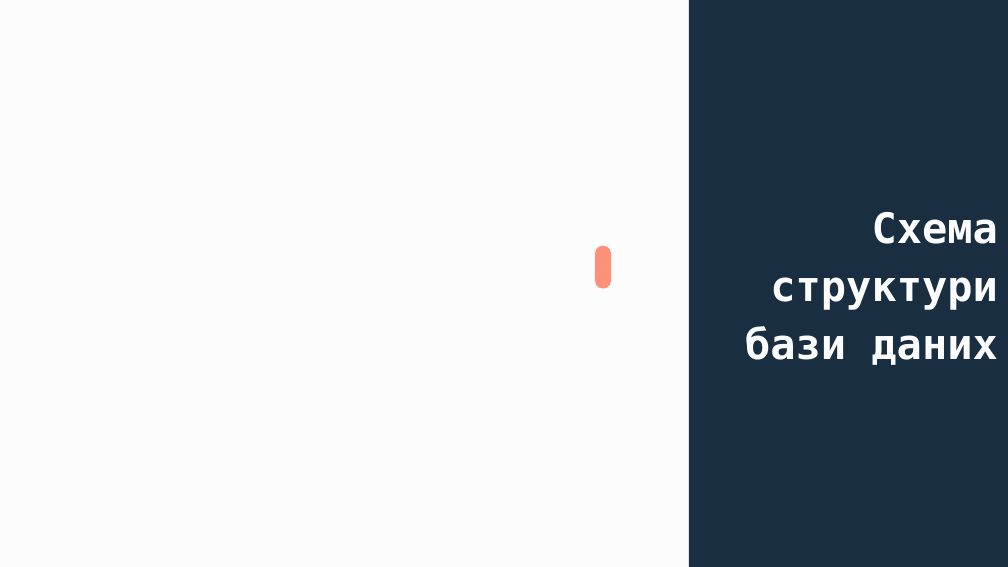
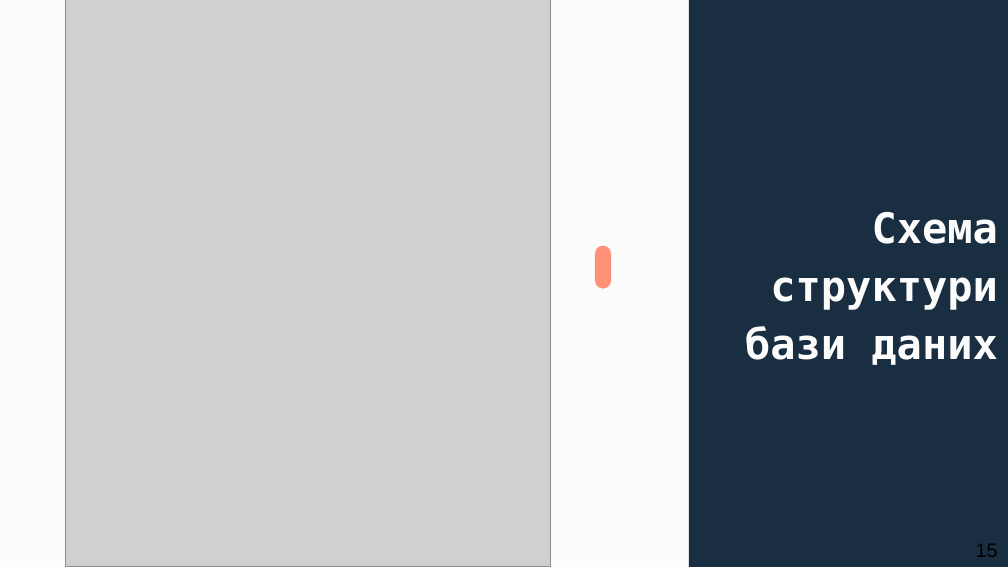
Before and after one commit to oleksandravozniuk/DiplomaDoc, a slide deck: slide 14 of vozniuk_sem2.pptx (slide 8 before the commit). Drawn at 1008x567 pixels with LibreOffice and Linux fonts; fonts in the diff are those of the drawing; grey boxes stand for pictures. Boxes give left, top, right and bottom in pixels: in the first picture for what was removed or moved away, otherwise in the second. Text is boxed around its words. In the diff, an @@ line names an element or a change of style, - is before the commit and + after.

```diff
--- a/vozniuk_sem2.pptx
+++ b/vozniuk_sem2.pptx
@@ picture added at box(66, 0, 550, 566) @@
@@ text added at box(976, 544, 998, 557), 14 pt, text #000000 @@
+15
```
Also in this commit, not shown: 10 other slides changed, 9 slides added, 2 slides removed, 26 other files.
